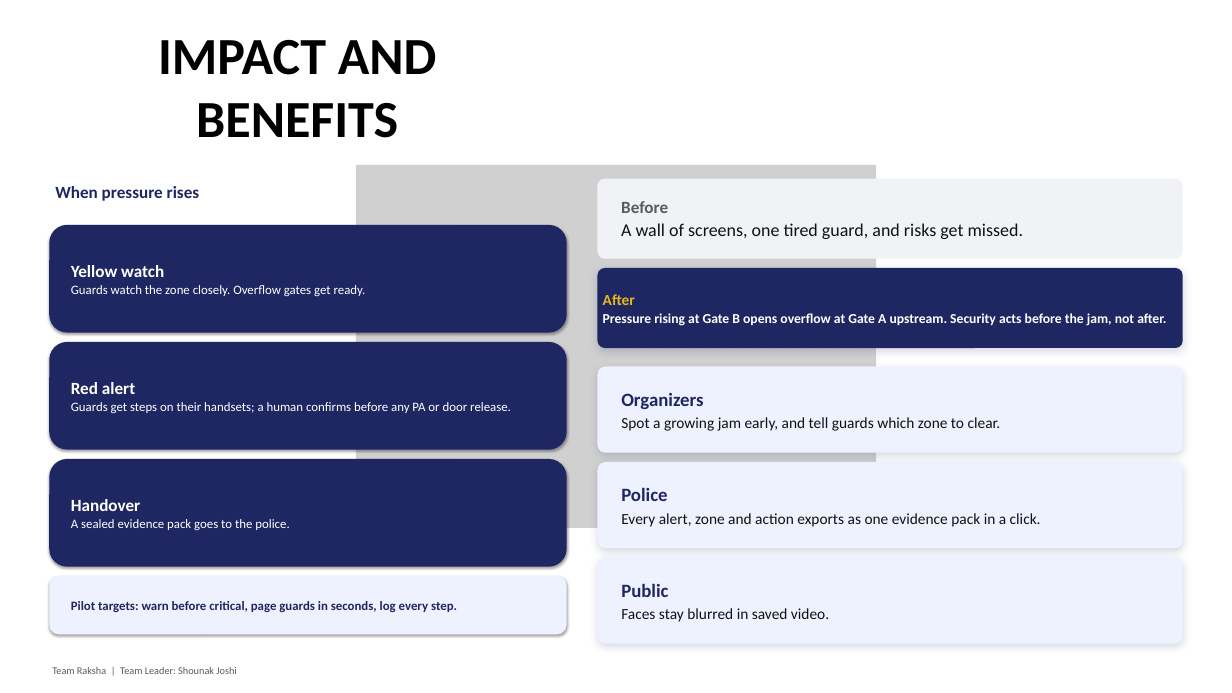
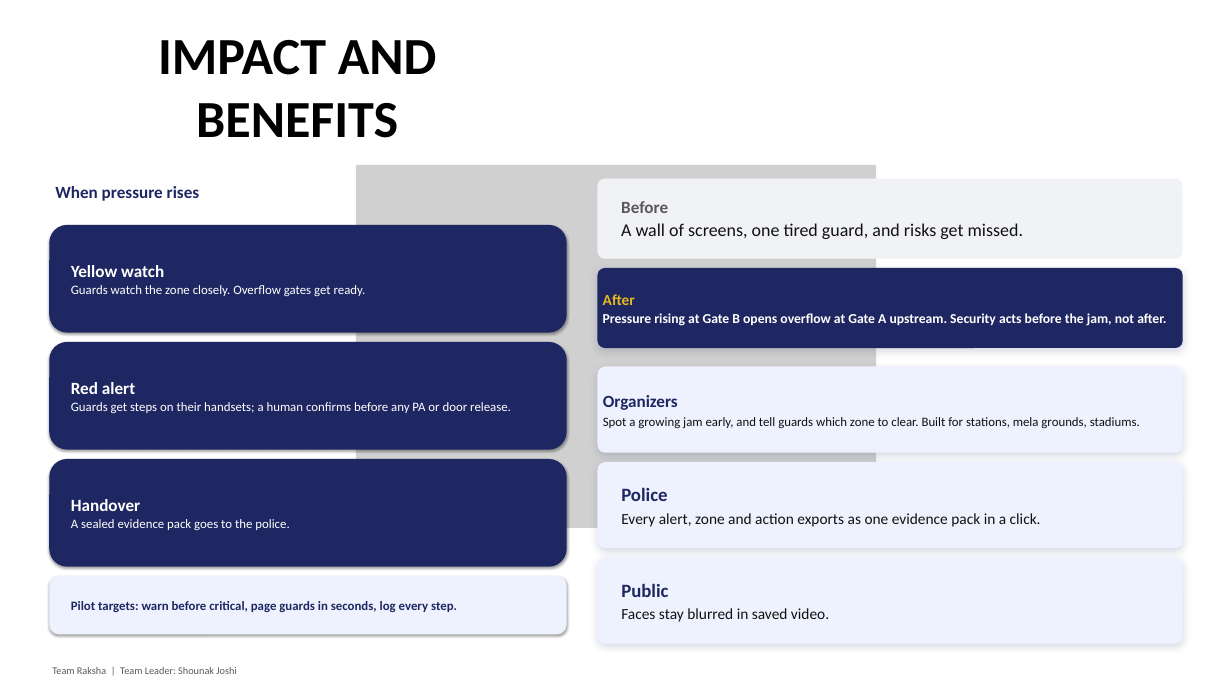
Before and after one commit to shounakjoshi88-a11y/raksha-crowd-safety-hackathon, a slide deck: slide 5 of deck/Raksha_Hackathon2026_Simplified.pptx. Drawn at 1232x693 pixels with LibreOffice and Linux fonts; fonts in the diff are those of the drawing; grey boxes stand for pictures. Boxes give left, top, right and bottom in pixels: in the first picture for what was removed or moved away, otherwise in the second. Text is boxed around its words. In the diff, an @@ line names an element or a change of style, - is before the commit and + after.

```diff
--- a/deck/Raksha_Hackathon2026_Simplified.pptx
+++ b/deck/Raksha_Hackathon2026_Simplified.pptx
@@ text in rounded rectangle at (603,417,1140,428): text changed; size 18 to 15 pt @@
-Spot a growing jam early, and tell guards which zone to clear.
+Spot a growing jam early, and tell guards which zone to clear. Built for stations, mela grounds, stadiums.
@@ text in rounded rectangle at (603,395,678,410): size 22 to 20 pt in "Organizers" @@
```
Also in this commit, not shown: 4 other slides changed, 2 other files.
